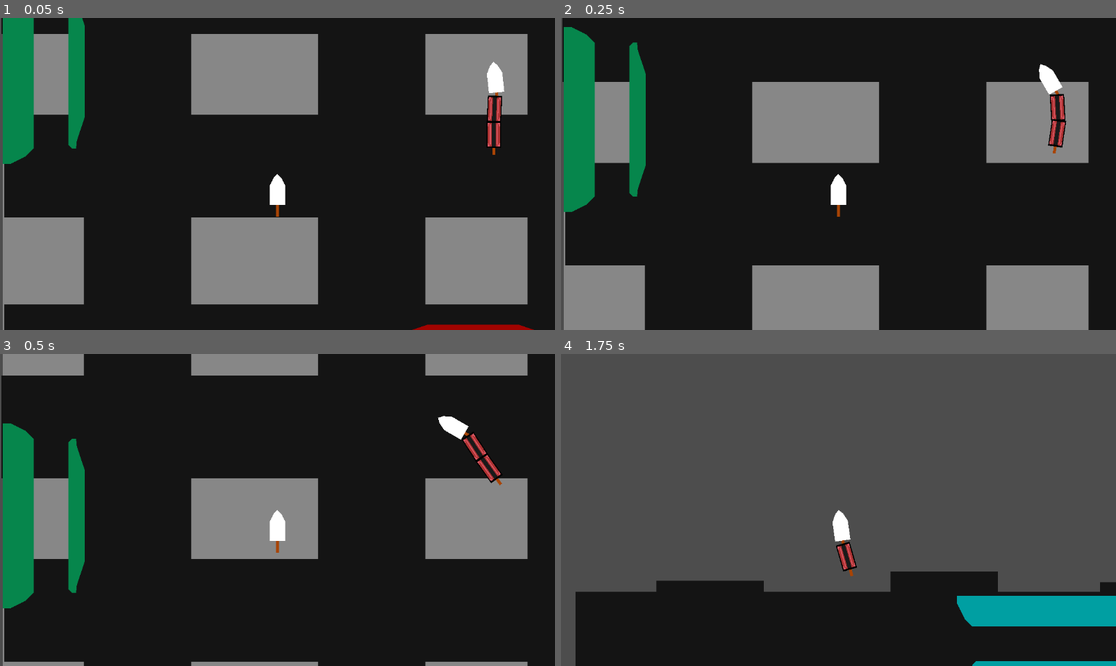
Above: before the commit, frames 1-4 (two rows, left to right).
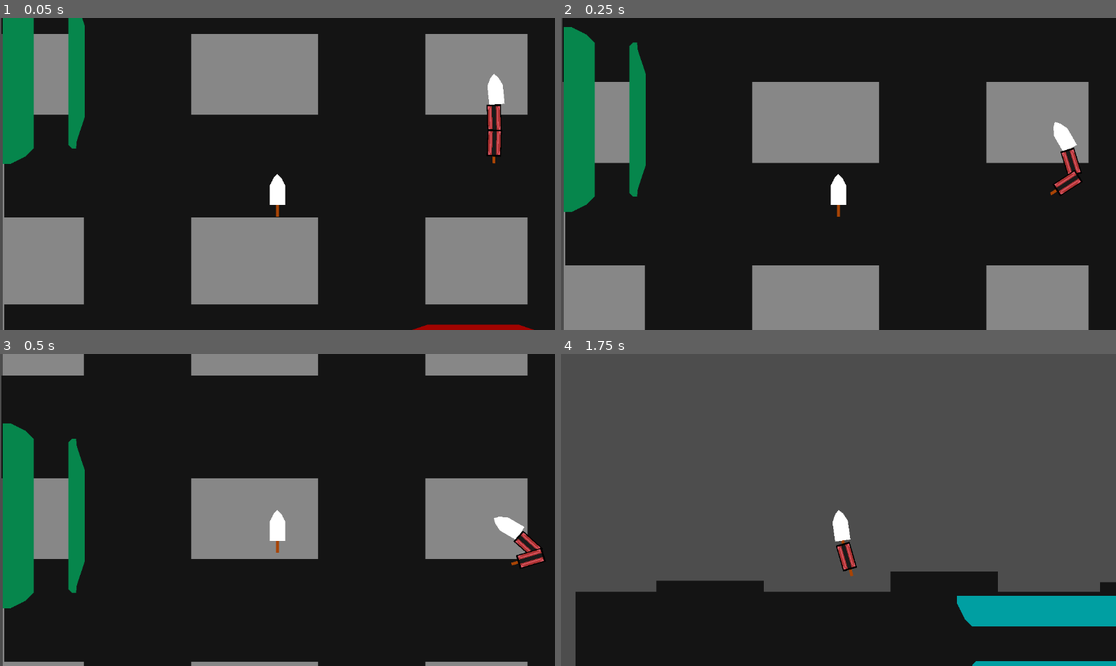
Above: after the commit, the same moments.

Repository: GodMadeEarth/Godot-Wild-Jam-59
Game: Godot game, scene res://sences/game.tscn
The game is run twice, just before and just after one commit, with the same random seed, the same clock (stepped at 60 frames per second) and the same inputs.
Inputs:
- Up to frame 1 (0.05 s): no input
- Up to frame 2 (0.25 s): no input
- Up to frame 3 (0.5 s): no input
- Up to frame 4 (1.75 s): hold Up (ui_up) 0.53-1.28 s; tap Shift (Dash) at 0.6 s; hold Down (ui_down) from 1.28 s (still down); tap A (Move_L) at 1.35 s

The runs differ from the first frame. In frame 1, 0.5% of the frame differs, in the area x 87-91%, y 14-47%; in frame 2, 1.1%, in the area x 86-94%, y 14-57%; in frame 3, 1.0%; in frame 4, nothing differs.

Commit message:
Fixed train_cart scene file not loading

Diff:
--- a/Godot-wild-jam-59/Soups Backup 2/base_train_head_copy.tscn
+++ /dev/null
@@ -1,45 +0,0 @@
-[gd_scene load_steps=3 format=3 uid="uid://cauisqajlsvqh"]
-
-[ext_resource type="Script" path="res://sences/Trains/Train.gd" id="1_ps5tf"]
-
-[sub_resource type="PhysicsMaterial" id="PhysicsMaterial_u0kt4"]
-rough = true
-bounce = 1.0
-absorbent = true
-
-[node name="Train head" type="CharacterBody2D"]
-position = Vector2(-2.89679e-05, 0)
-motion_mode = 1
-script = ExtResource("1_ps5tf")
-speed = 500
-cart_spacing = 20
-metadata/_edit_group_ = true
-
-[node name="Polygon2D2" type="Polygon2D" parent="."]
-position = Vector2(-2.99997, 58.1429)
-scale = Vector2(0.25, 0.616618)
-color = Color(0.658824, 0.266667, 0.0235294, 1)
-polygon = PackedVector2Array(0, -8.34042, 0, 50.0425, 24, 50.0425, 24, -8.34042)
-
-[node name="CollisionPolygon2D" type="CollisionPolygon2D" parent="."]
-position = Vector2(-8, 49)
-polygon = PackedVector2Array(-7.99997, -18, -7.99997, 7, 24, 7, 24, -18, 8.00003, -41)
-
-[node name="PinJoint2D" type="PinJoint2D" parent="."]
-position = Vector2(2.89679e-05, 70)
-node_a = NodePath("..")
-
-[node name="Polygon2D" type="Polygon2D" parent="."]
-position = Vector2(-8, 49)
-polygon = PackedVector2Array(8.00003, -49, 2.86102e-05, -41, -7.99997, -25, -7.99997, 15, 24, 15, 24, -25, 16, -41)
-
-[node name="StaticBody2D" type="StaticBody2D" parent="."]
-physics_material_override = SubResource("PhysicsMaterial_u0kt4")
-
-[node name="CollisionPolygon2D" type="CollisionPolygon2D" parent="StaticBody2D"]
-polygon = PackedVector2Array(-16, 59, -16, 57, 16, 57, 16, 59, 2.89679e-05, 64)
-
-[node name="dash_timer" type="Timer" parent="."]
-one_shot = true
-
-[connection signal="timeout" from="dash_timer" to="." method="_on_dash_timer_timeout"]
--- a/Godot-wild-jam-59/Soups Backup 2/train_cart_copy.tscn
+++ /dev/null
@@ -1,81 +0,0 @@
-[gd_scene load_steps=4 format=3 uid="uid://dgmekinlqjs1a"]
-
-[ext_resource type="Texture2D" uid="uid://bvjdkjcitjnjl" path="res://assets/traindemo4.png" id="1_4mn2g"]
-[ext_resource type="Script" path="res://sences/Trains/Passengers.gd" id="2_6xa3u"]
-
-[sub_resource type="RectangleShape2D" id="RectangleShape2D_458mf"]
-size = Vector2(22, 46)
-
-[node name="Train Car" type="RigidBody2D"]
-center_of_mass_mode = 1
-gravity_scale = 0.0
-linear_damp = 10.0
-
-[node name="Polygon2D2" type="Polygon2D" parent="."]
-position = Vector2(-3, 16)
-scale = Vector2(0.25, 0.479592)
-color = Color(0.658824, 0.266667, 0.0235294, 1)
-polygon = PackedVector2Array(0, -4.17021, 0, 54.2127, 24, 54.2127, 24, -4.17021)
-
-[node name="CollisionPolygon2D" type="CollisionPolygon2D" parent="."]
-position = Vector2(-8, -16)
-polygon = PackedVector2Array(-7, 44, 23, 44, 23, -6, 19, -9, 8, -12, -3, -9, -7, -6)
-
-[node name="PinJoint2D" type="PinJoint2D" parent="."]
-position = Vector2(0, 33)
-node_a = NodePath("..")
-
-[node name="Sprite2D" type="Sprite2D" parent="."]
-texture_filter = 1
-position = Vector2(-1.78814e-07, 0)
-scale = Vector2(2.125, 3.5)
-texture = ExtResource("1_4mn2g")
-region_enabled = true
-region_rect = Rect2(64, 32, 16, 16)
-
-[node name="Passengers" type="Node2D" parent="."]
-position = Vector2(1.60003, -23.2)
-script = ExtResource("2_6xa3u")
-
-[node name="Polygon2D" type="Polygon2D" parent="Passengers"]
-visible = false
-position = Vector2(14.4, 23.2)
-offset = Vector2(-16, -24)
-polygon = PackedVector2Array(11, 24, 12, 20, 16, 19, 20, 20, 21, 24, 20, 28, 16, 29, 12, 28)
-
-[node name="Polygon2D2" type="Polygon2D" parent="Passengers"]
-visible = false
-position = Vector2(14.4, 7.2)
-offset = Vector2(-16, -24)
-polygon = PackedVector2Array(11, 24, 12, 20, 16, 19, 20, 20, 21, 24, 20, 28, 16, 29, 12, 28)
-
-[node name="Polygon2D3" type="Polygon2D" parent="Passengers"]
-visible = false
-position = Vector2(14.4, 39.2)
-offset = Vector2(-16, -24)
-polygon = PackedVector2Array(11, 24, 12, 20, 16, 19, 20, 20, 21, 24, 20, 28, 16, 29, 12, 28)
-
-[node name="Polygon2D4" type="Polygon2D" parent="Passengers"]
-visible = false
-position = Vector2(-17.6, 39.2)
-offset = Vector2(-16, -24)
-polygon = PackedVector2Array(11, 24, 12, 20, 16, 19, 20, 20, 21, 24, 20, 28, 16, 29, 12, 28)
-
-[node name="Polygon2D5" type="Polygon2D" parent="Passengers"]
-visible = false
-position = Vector2(-17.6, 23.2)
-offset = Vector2(-16, -24)
-polygon = PackedVector2Array(11, 24, 12, 20, 16, 19, 20, 20, 21, 24, 20, 28, 16, 29, 12, 28)
-
-[node name="Polygon2D6" type="Polygon2D" parent="Passengers"]
-visible = false
-position = Vector2(-17.6, 7.2)
-offset = Vector2(-16, -24)
-polygon = PackedVector2Array(11, 24, 12, 20, 16, 19, 20, 20, 21, 24, 20, 28, 16, 29, 12, 28)
-
-[node name="Area2D" type="Area2D" parent="."]
-
-[node name="CollisionShape2D" type="CollisionShape2D" parent="Area2D"]
-shape = SubResource("RectangleShape2D_458mf")
-
-[connection signal="area_entered" from="Area2D" to="Passengers" method="_on_area_2d_area_entered"]
--- a/Godot-wild-jam-59/Soups Backup/base_train_head_copy.tscn
+++ /dev/null
@@ -1,45 +0,0 @@
-[gd_scene load_steps=3 format=3 uid="uid://h0jp58og0367"]
-
-[ext_resource type="Script" path="res://sences/Trains/Train.gd" id="1_0je0g"]
-
-[sub_resource type="PhysicsMaterial" id="PhysicsMaterial_u0kt4"]
-rough = true
-bounce = 1.0
-absorbent = true
-
-[node name="Train head" type="CharacterBody2D"]
-position = Vector2(-2.89679e-05, 0)
-motion_mode = 1
-script = ExtResource("1_0je0g")
-speed = 500
-cart_spacing = 20
-metadata/_edit_group_ = true
-
-[node name="Polygon2D2" type="Polygon2D" parent="."]
-position = Vector2(-2.99997, 58.1429)
-scale = Vector2(0.25, 0.616618)
-color = Color(0.658824, 0.266667, 0.0235294, 1)
-polygon = PackedVector2Array(0, -8.34042, 0, 50.0425, 24, 50.0425, 24, -8.34042)
-
-[node name="CollisionPolygon2D" type="CollisionPolygon2D" parent="."]
-position = Vector2(-8, 49)
-polygon = PackedVector2Array(-7.99997, -18, -7.99997, 7, 24, 7, 24, -18, 8.00003, -41)
-
-[node name="PinJoint2D" type="PinJoint2D" parent="."]
-position = Vector2(2.89679e-05, 70)
-node_a = NodePath("..")
-
-[node name="Polygon2D" type="Polygon2D" parent="."]
-position = Vector2(-8, 49)
-polygon = PackedVector2Array(8.00003, -49, 2.86102e-05, -41, -7.99997, -25, -7.99997, 15, 24, 15, 24, -25, 16, -41)
-
-[node name="StaticBody2D" type="StaticBody2D" parent="."]
-physics_material_override = SubResource("PhysicsMaterial_u0kt4")
-
-[node name="CollisionPolygon2D" type="CollisionPolygon2D" parent="StaticBody2D"]
-polygon = PackedVector2Array(-16, 59, -16, 57, 16, 57, 16, 59, 2.89679e-05, 64)
-
-[node name="dash_timer" type="Timer" parent="."]
-one_shot = true
-
-[connection signal="timeout" from="dash_timer" to="." method="_on_dash_timer_timeout"]
--- a/Godot-wild-jam-59/Soups Backup/train_cart_copy.tscn
+++ /dev/null
@@ -1,81 +0,0 @@
-[gd_scene load_steps=4 format=3 uid="uid://c3dbseie0257w"]
-
-[ext_resource type="Texture2D" uid="uid://bvjdkjcitjnjl" path="res://assets/traindemo4.png" id="1_7i1to"]
-[ext_resource type="Script" path="res://sences/Trains/Passengers.gd" id="2_dd8wm"]
-
-[sub_resource type="RectangleShape2D" id="RectangleShape2D_458mf"]
-size = Vector2(22, 46)
-
-[node name="Train Car" type="RigidBody2D"]
-center_of_mass_mode = 1
-gravity_scale = 0.0
-linear_damp = 10.0
-
-[node name="Polygon2D2" type="Polygon2D" parent="."]
-position = Vector2(-3, 16)
-scale = Vector2(0.25, 0.479592)
-color = Color(0.658824, 0.266667, 0.0235294, 1)
-polygon = PackedVector2Array(0, -4.17021, 0, 54.2127, 24, 54.2127, 24, -4.17021)
-
-[node name="CollisionPolygon2D" type="CollisionPolygon2D" parent="."]
-position = Vector2(-8, -16)
-polygon = PackedVector2Array(-7, 44, 23, 44, 23, -6, 19, -9, 8, -12, -3, -9, -7, -6)
-
-[node name="PinJoint2D" type="PinJoint2D" parent="."]
-position = Vector2(0, 33)
-node_a = NodePath("..")
-
-[node name="Sprite2D" type="Sprite2D" parent="."]
-texture_filter = 1
-position = Vector2(-1.78814e-07, 0)
-scale = Vector2(2.125, 3.5)
-texture = ExtResource("1_7i1to")
-region_enabled = true
-region_rect = Rect2(64, 32, 16, 16)
-
-[node name="Passengers" type="Node2D" parent="."]
-position = Vector2(1.60003, -23.2)
-script = ExtResource("2_dd8wm")
-
-[node name="Polygon2D" type="Polygon2D" parent="Passengers"]
-visible = false
-position = Vector2(14.4, 23.2)
-offset = Vector2(-16, -24)
-polygon = PackedVector2Array(11, 24, 12, 20, 16, 19, 20, 20, 21, 24, 20, 28, 16, 29, 12, 28)
-
-[node name="Polygon2D2" type="Polygon2D" parent="Passengers"]
-visible = false
-position = Vector2(14.4, 7.2)
-offset = Vector2(-16, -24)
-polygon = PackedVector2Array(11, 24, 12, 20, 16, 19, 20, 20, 21, 24, 20, 28, 16, 29, 12, 28)
-
-[node name="Polygon2D3" type="Polygon2D" parent="Passengers"]
-visible = false
-position = Vector2(14.4, 39.2)
-offset = Vector2(-16, -24)
-polygon = PackedVector2Array(11, 24, 12, 20, 16, 19, 20, 20, 21, 24, 20, 28, 16, 29, 12, 28)
-
-[node name="Polygon2D4" type="Polygon2D" parent="Passengers"]
-visible = false
-position = Vector2(-17.6, 39.2)
-offset = Vector2(-16, -24)
-polygon = PackedVector2Array(11, 24, 12, 20, 16, 19, 20, 20, 21, 24, 20, 28, 16, 29, 12, 28)
-
-[node name="Polygon2D5" type="Polygon2D" parent="Passengers"]
-visible = false
-position = Vector2(-17.6, 23.2)
-offset = Vector2(-16, -24)
-polygon = PackedVector2Array(11, 24, 12, 20, 16, 19, 20, 20, 21, 24, 20, 28, 16, 29, 12, 28)
-
-[node name="Polygon2D6" type="Polygon2D" parent="Passengers"]
-visible = false
-position = Vector2(-17.6, 7.2)
-offset = Vector2(-16, -24)
-polygon = PackedVector2Array(11, 24, 12, 20, 16, 19, 20, 20, 21, 24, 20, 28, 16, 29, 12, 28)
-
-[node name="Area2D" type="Area2D" parent="."]
-
-[node name="CollisionShape2D" type="CollisionShape2D" parent="Area2D"]
-shape = SubResource("RectangleShape2D_458mf")
-
-[connection signal="area_entered" from="Area2D" to="Passengers" method="_on_area_2d_area_entered"]
--- a/Godot-wild-jam-59/sences/Trains/Passengers.gd
+++ b/Godot-wild-jam-59/sences/Trains/Passengers.gd
@@ -24,7 +24,6 @@
 
 
 func _on_area_2d_area_entered(area):
-
 	if area.get_parent() is Train_Head and area.get_parent().is_dashing:
 		var cart_index = get_parent().get_parent().get_children().find(get_parent())
 		var train:Train_Head = get_parent().get_parent().get_child(0)
--- a/Godot-wild-jam-59/sences/Trains/enemies/Enemy Train.tscn
+++ b/Godot-wild-jam-59/sences/Trains/enemies/Enemy Train.tscn
@@ -7,3 +7,4 @@
 script = ExtResource("1_khb3y")
 
 [node name="Train head" parent="." instance=ExtResource("1_s8jih")]
+speed = 0
Not shown: 2 places in Godot-wild-jam-59/sences/Trains/train_cart.tscn that only renumber resources
Not shown: 1 places in Godot-wild-jam-59/sences/train_station.tscn that only renumber resources
